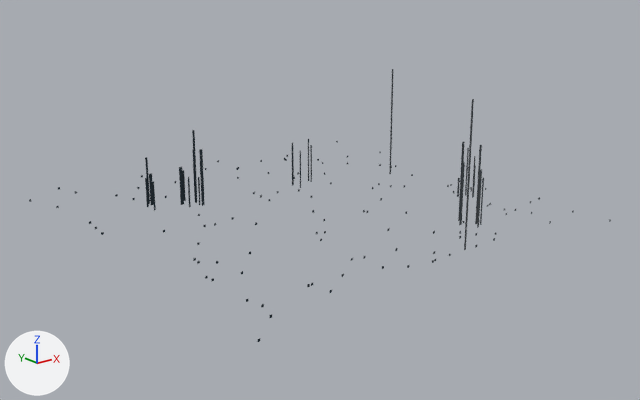
The glTF model netrun/assets/models/env/far_field_c.glb as it was, and as the next commit left it.
Before and after are seen from a 50 mm camera at (-13.5, -17.28, 7.15) aimed at (-0.06, -0.48, 0.43). Arrows for +X, +Y and +Z are at lower left; the lights stay in place. The older version comes first.

Objects in the first picture: 'far_towers' and 1 more.
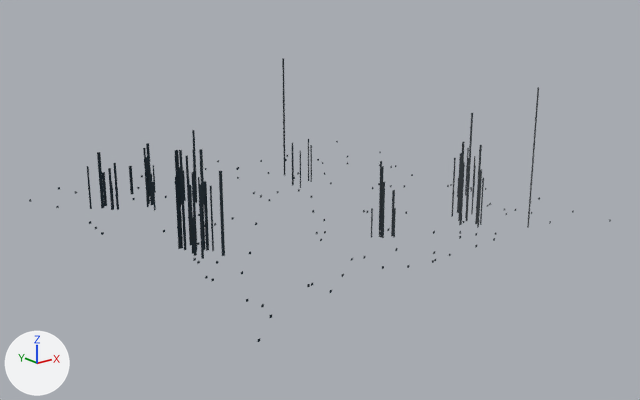
Location of each change, [x1, y1, x2, y2] in pixels of the pictures (640 x 400 px):
'far_towers', reshaped (33% wider, 11% taller)
    before: [145, 69, 484, 250]
    after: [87, 58, 539, 259]
part 1 of me_far_towers, added
    after: [113, 163, 119, 210]
part 2 of me_far_towers, added
    after: [457, 153, 462, 213]
part 3 of me_far_towers, deleted
    before: [464, 99, 474, 250]
part 4 of me_far_towers, deleted
    before: [389, 69, 394, 174]
part 5 of me_far_towers, added
    after: [87, 58, 539, 259]
part 6 of me_far_towers, edited (looks the same)
    both: [145, 122, 484, 228]

Patch to the scene script:
```diff
--- a/netrun/assets/models/env/far_field_c.glb.py
+++ b/netrun/assets/models/env/far_field_c.glb.py
@@ me_far_towers @@
 # used by ob_far_towers; location = (0.0, 0.0, 0.0)
-me_far_towers.from_pydata(...)  # 116 vertices, 58 faces; spans x -3.15..4.25, y -4.47..3.22, z 0.0..3.49
+me_far_towers.from_pydata(...)  # 252 vertices, 126 faces; spans x -4.38..4.25, y -4.37..4.25, z 0.0..3.47
+# me_far_towers part 1: the loose piece of 4 vertices spanning x -3.0..-2.94, y 3.16, z 0.0..1.28 is copied, and the copy is moved by (-0.86, 0.08, -0.01); it spans x -3.87..-3.8, y 3.24, z 0.0..1.26
+# me_far_towers part 2: the loose piece of 4 vertices spanning x 2.19..2.27, y -3.19, z 0.0..1.6 is copied, and the copy is moved by (0.68, 0.71, -0.01); it spans x 2.86..2.95, y -2.49, z 0.0..1.59
+# me_far_towers part 3: the loose piece of 4 vertices spanning x 0.97..1.03, y -4.47, z 0.0..3.49 is deleted
+# me_far_towers part 4: the loose piece of 4 vertices spanning x 4.02..4.08, y 1.31, z 0.0..3.13 is deleted
+# me_far_towers part 5
+# 70 vertices are added at x -4.38..3.34, y -4.37..4.25, z 0.0..3.47
+# 18 new vertices lie (0.06, 0.0, 0.0) away from vertices in x -4.0..3.34, y -4.37..3.78, z 0.0..3.47
+# 12 new vertices lie (0.07, 0.0, 0.0) away from vertices in x -4.04..-3.85, y -1.2..3.72, z 0.0..2.36
+# 12 new vertices lie (0.05, 0.0, 0.0) away from vertices in x -4.38..3.06, y -2.79..3.73, z 0.0..1.56
+# 10 new vertices lie (0.08, 0.0, 0.0) away from vertices in x -4.04..0.32, y -2.74..3.34, z 0.0..1.98
+# 8 new vertices lie (0.09, 0.0, 0.0) away from vertices in x -4.13..-2.64, y -0.33..4.25, z 0.0..1.73
+# 6 new vertices lie (0.04, 0.0, 0.0) away from vertices in x -2.36..2.74, y -2.89..3.99, z 0.0..1.57
+# 68 new faces join them
+# me_far_towers part 6: 54 kept faces spanning x -3.15..4.25, y -3.59..3.22, z 0.0..2.77 get new vertex colours
 me_far_towers.materials.append(mat_streaks)
```
